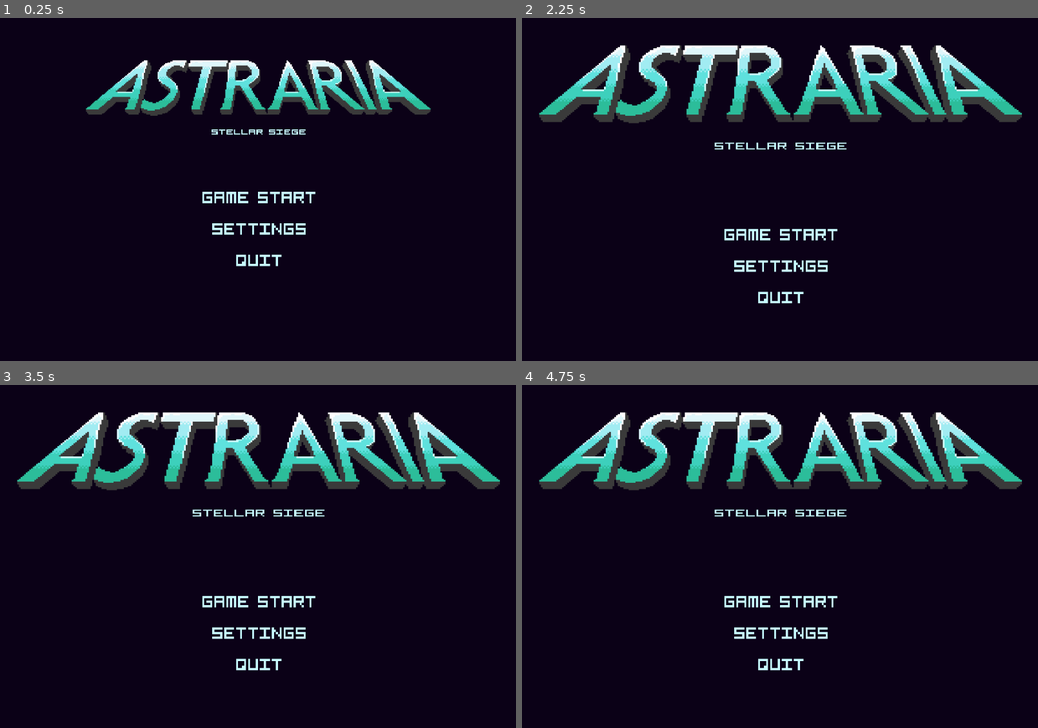
Above: before the commit, frames 1-4 (two rows, left to right).
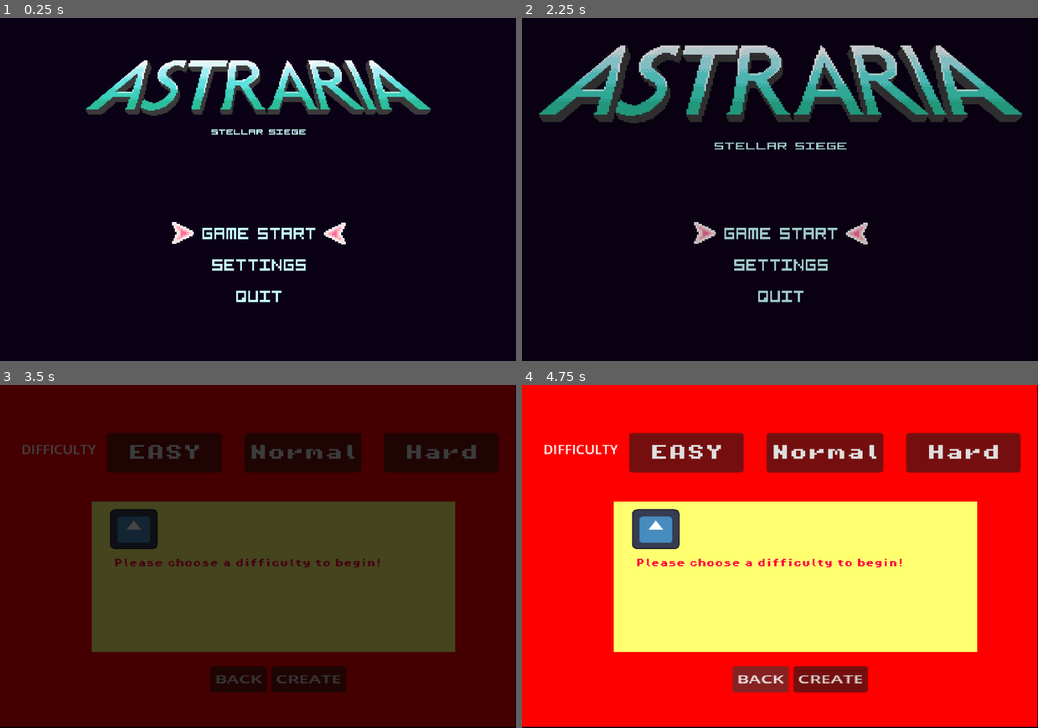
Above: after the commit, the same moments.

Repository: williamhoangbossman/bad-guys-space-shooters
Game: Godot game, scene res://scenes/MainScenes/StartScreen.tscn
Same seed, same stepped clock (60 frames per second), same inputs: the game is played once before the commit and once after it. The engine's default icon, where the game draws it, is replaced by a stand-in: a white triangle on a blue panel in a dark square.
Inputs (mouse positions are in pixels of both pictures, inside the frame that each line leads up to; where the layout moved, square brackets give the same spot in the first picture):
- Up to frame 1 (0.25 s): no input
- Up to frame 2 (2.25 s): click (780, 234) [780, 223] at 0.5 s; click (780, 234) at 1.25 s; tap Enter at 2 s; hold D (Right) from 2.03 s (still down); hold Space (shoot) from 2.03 s (still down)
- Up to frame 3 (3.5 s): keep holding D (Right); release Space (shoot) at 2.78 s; tap Space (shoot) at 2.85 s
- Up to frame 4 (4.75 s): release D (Right) at 3.5 s; click (965, 453) at 3.5 s, where only the run after the commit has a clickable "Hard"; click (759, 679) at 4.25 s, where only the run after the commit has a clickable "BACK"

The runs differ from the first frame. In frame 1, 1.8% of the frame differs, in the area x 33-67%, y 50-83%; in frame 2, 8.2%; in frame 3, 94%; in frame 4, 100%, in the area x 0-100%, y 0-100%.

Commit message:
more menu

Diff:
--- a/project.godot
+++ b/project.godot
@@ -57,3 +57,4 @@
 renderer/rendering_method="gl_compatibility"
 renderer/rendering_method.mobile="gl_compatibility"
 environment/defaults/default_clear_color=Color(0.21699977, 0.102729045, 0.12300908, 1)
+2d/snap/snap_2d_transforms_to_pixel=true
--- a/scenes/MainScenes/StartScreen.tscn
+++ b/scenes/MainScenes/StartScreen.tscn
@@ -9,42 +9,7 @@
 [ext_resource type="PackedScene" uid="uid://pvc3wsq0jxie" path="res://scenes/UIScenes/transition.tscn" id="6_q553w"]
 [ext_resource type="PackedScene" uid="uid://b5fipfj41gxpv" path="res://scenes/UIScenes/settings_menu.tscn" id="7_47qn4"]
 [ext_resource type="Texture2D" uid="uid://bjiyphdgpn8eb" path="res://assets/UI/MainMenu/startBtn.png" id="7_epuca"]
-
-[sub_resource type="Animation" id="Animation_cxwh5"]
-length = 0.001
-tracks/0/type = "value"
-tracks/0/imported = false
-tracks/0/enabled = true
-tracks/0/path = NodePath(".:position")
-tracks/0/interp = 1
-tracks/0/loop_wrap = true
-tracks/0/keys = {
-"times": PackedFloat32Array(0),
-"transitions": PackedFloat32Array(1),
-"update": 0,
-"values": [Vector2(353, 231)]
-}
-
-[sub_resource type="Animation" id="Animation_0toi5"]
-resource_name = "SlideDown"
-tracks/0/type = "value"
-tracks/0/imported = false
-tracks/0/enabled = true
-tracks/0/path = NodePath(".:position")
-tracks/0/interp = 1
-tracks/0/loop_wrap = true
-tracks/0/keys = {
-"times": PackedFloat32Array(0, 1),
-"transitions": PackedFloat32Array(0.35355347, 0.35355332),
-"update": 0,
-"values": [Vector2(353, 231), Vector2(353, 369)]
-}
-
-[sub_resource type="AnimationLibrary" id="AnimationLibrary_fpu7k"]
-_data = {
-&"RESET": SubResource("Animation_cxwh5"),
-&"SlideDown": SubResource("Animation_0toi5")
-}
+[ext_resource type="Texture2D" uid="uid://3c2gqlsq5lwh" path="res://assets/UI/MainMenu/CursorSelect.png" id="10_0toi5"]
 
 [node name="StartScreen" type="CanvasLayer" unique_id=1919995100]
 process_mode = 3
@@ -84,9 +49,9 @@
 [node name="gameOptionsContainer" type="VBoxContainer" parent="MainScreenUI" unique_id=670057599]
 layout_mode = 0
 offset_left = 353.0
-offset_top = 231.0
+offset_top = 367.00003
 offset_right = 410.0
-offset_bottom = 271.00003
+offset_bottom = 407.00006
 scale = Vector2(3.4615345, 3.9316647)
 theme_override_constants/separation = 9
 
@@ -104,8 +69,24 @@
 size_flags_horizontal = 4
 texture_normal = ExtResource("5_0toi5")
 
-[node name="AnimationPlayer" type="AnimationPlayer" parent="MainScreenUI/gameOptionsContainer" unique_id=1944578413]
-libraries/ = SubResource("AnimationLibrary_fpu7k")
+[node name="left_Cursor" type="TextureRect" parent="MainScreenUI" unique_id=1022919165]
+layout_mode = 0
+offset_left = 291.99997
+offset_top = 360.0
+offset_right = 361.99997
+offset_bottom = 430.0
+scale = Vector2(0.55, 0.55)
+texture = ExtResource("10_0toi5")
+
+[node name="right_Cursor" type="TextureRect" parent="MainScreenUI" unique_id=1492991077]
+layout_mode = 0
+offset_left = 574.0
+offset_top = 356.0
+offset_right = 644.0
+offset_bottom = 426.0
+scale = Vector2(0.55, 0.55)
+texture = ExtResource("10_0toi5")
+flip_h = true
 
 [node name="TitleTimer" type="Timer" parent="." unique_id=629474244]
 
@@ -115,13 +96,9 @@
 anchors_preset = 15
 anchor_right = 1.0
 anchor_bottom = 1.0
-offset_left = 76.0
-offset_top = 76.0
-offset_right = 76.0
-offset_bottom = 76.0
-grow_horizontal = 2
-grow_vertical = 2
-scale = Vector2(0.77999765, 0.675)
+grow_horizontal = 2
+grow_vertical = 2
+scale = Vector2(0.9264218, 0.90016556)
 
 [node name="ColorRect" type="ColorRect" parent="DifficultyMenu" unique_id=912068007]
 layout_mode = 1
@@ -223,12 +200,7 @@
 theme_override_colors/font_selected_color = Color(0.8784314, 0, 0.5372549, 0)
 theme_override_colors/font_outline_color = Color(0, 0.3137255, 0.7176471, 1)
 theme_override_fonts/normal_font = ExtResource("2_dxqsf")
-text = "You are currently in NORMAL mode.
-	Money Gain: 1x
-	Enemy HealthPoints: 1x
-
-	Enemy Movement Speed will be NORMAL.
-	Expect to have neither a calming nor stressful experience!"
+text = "Please choose a difficulty to begin!"
 
 [node name="Transition" parent="." unique_id=140022182 instance=ExtResource("6_q553w")]
 visible = false
@@ -236,11 +208,17 @@
 [node name="SettingsMenu2" parent="." unique_id=1448677036 instance=ExtResource("7_47qn4")]
 visible = false
 
+[connection signal="pressed" from="MainScreenUI/gameOptionsContainer/gameStartButton" to="." method="_on_game_start_button_pressed"]
+[connection signal="pressed" from="MainScreenUI/gameOptionsContainer/gameStartButton" to="MainScreenUI/gameOptionsContainer" method="_on_game_start_button_pressed"]
+[connection signal="pressed" from="MainScreenUI/gameOptionsContainer/settingsButton" to="." method="_on_settings_button_pressed"]
+[connection signal="pressed" from="MainScreenUI/gameOptionsContainer/quitButton2" to="." method="_on_quit_button_2_pressed"]
 [connection signal="timeout" from="TitleTimer" to="." method="_on_title_timer_timeout"]
 [connection signal="pressed" from="DifficultyMenu/DifficultyContainer/EasyModeButton" to="." method="_on_easy_mode_button_pressed"]
 [connection signal="pressed" from="DifficultyMenu/DifficultyContainer/NormalModeButton" to="." method="_on_normal_mode_button_pressed"]
 [connection signal="pressed" from="DifficultyMenu/DifficultyContainer/HardModeButton" to="." method="_on_hard_mode_button_pressed"]
 [connection signal="pressed" from="DifficultyMenu/VBoxContainer/MenuBackButton" to="." method="_on_menu_back_button_pressed"]
 [connection signal="pressed" from="DifficultyMenu/VBoxContainer/MenuCreateButton" to="." method="_on_menu_create_button_pressed"]
+[connection signal="pressed" from="SettingsMenu2/Control/returnButtonContainer/returnButton" to="." method="_on_return_button_pressed"]
 
 [editable path="Transition"]
+[editable path="SettingsMenu2"]
--- a/scripts/CharScripts/enemy.gd
+++ b/scripts/CharScripts/enemy.gd
@@ -1,7 +1,4 @@
 extends Area2D
-
-@export var speed = 10
-@export var maxHealth: int = 30
 
 @onready var rightRayCast = $RightRayCast
 @onready var leftRayCast = $LeftRayCast
@@ -11,7 +8,7 @@
 var currentHealth: int
 
 func _ready() -> void:
-	currentHealth = maxHealth
+	currentHealth = GameManager.enemyMaxhealth
 
 func take_damage(amount: int):
 	currentHealth -= amount
@@ -27,7 +24,7 @@
 	queue_free()
 
 func _physics_process(delta: float) -> void:
-	$".".position.x += speed * direction
+	$".".position.x += GameManager.enemySpeed * direction
 
 	if rightRayCast.is_colliding() and direction == 1:
 		direction = -1
--- a/scripts/MainScripts/ManagerScripts/GameManager.gd
+++ b/scripts/MainScripts/ManagerScripts/GameManager.gd
@@ -1,6 +1,6 @@
 extends Node2D
 
-var currentDifficulty: String = "Normal"
+var currentDifficulty: String = "Please Select!"
 var gamePaused: bool = false
 #characterData
 var characterHealth: float = 3
@@ -8,8 +8,12 @@
 var playerBaseDamage: float = 1
 
 var currentScore: float = 0
+var damageMultiplier: float = 1
 
-var damageMultiplier: float = 1
+#enemy data
+var enemyMaxhealth: float = 30
+var enemySpeed: float = 10
+
 # Called when the node enters the scene tree for the first time.
 func _ready() -> void:
 	pass
--- a/scripts/MainScripts/game.gd
+++ b/scripts/MainScripts/game.gd
@@ -6,15 +6,11 @@
 @onready var enemyCharacter =  $Enemy
 @onready var pauseButton = $UI/menuUI/backButton
 
-
 func _ready() -> void:
-
-
 	print("Game Difficulty is " + GameManager.currentDifficulty)
 
 	transitionRect.visible = true
 	transitionAnimation.play("FadeOut")
-
 
 	match  GameManager.currentDifficulty:
 		"Easy":
@@ -25,22 +21,31 @@
 			hard_mode_setup()
 
 
+func easy_mode_setup() -> void:
+	GameManager.enemySpeed = 7.5
+	GameManager.enemyMaxhealth = 1
 
-func easy_mode_setup() -> void:
-	enemyCharacter.speed = 7.5
-	enemyCharacter.maxHealth = 25
+	GameManager.characterBulletSpeed =  7
+	EconomyManager.moneyMultiplier = 5
 
 func normal_mode_setup() -> void:
-	enemyCharacter.speed = 10
-	enemyCharacter.maxHealth = 30
+	GameManager.enemySpeed = 10
+	GameManager.enemyMaxhealth = 30
+
+	GameManager.characterBulletSpeed = 4
+	EconomyManager.moneyMultiplier = 1
 
 func hard_mode_setup() -> void:
-	enemyCharacter.speed = 50
-	enemyCharacter.maxHealth = 60
+	GameManager.enemySpeed = 50
+	GameManager.enemyMaxhealth = 60
+
+	GameManager.characterBulletSpeed = 35
+	EconomyManager.moneyMultiplier = 0.8
 
 func _process(delta: float) -> void:
 	if (GameManager.gamePaused == true): #stop the pausebutton from work + hud invis
 		pauseButton.disabled = true
+
 
 	if  GameManager.gamePaused == false: #make them norm
 		pauseButton.disabled = false
--- a/scripts/MainScripts/start_screen.gd
+++ b/scripts/MainScripts/start_screen.gd
@@ -8,48 +8,65 @@
 @onready var difficultyLabel = $DifficultyMenu/DescrptionLabel
 @onready var settingsMenu = $SettingsMenu2
 
-@onready var slideanimation = $MainScreenUI/gameOptionsContainer/AnimationPlayer
+@onready var leftCursor = $MainScreenUI/left_Cursor
+@onready var rightCursor = $MainScreenUI/right_Cursor
+@export var cursorOffset: float = 15
+
+@onready var gameOptionsContainer = $MainScreenUI/gameOptionsContainer
+@onready var playButton = $MainScreenUI/gameOptionsContainer/gameStartButton
+@onready var settingsButton = $MainScreenUI/gameOptionsContainer/settingsButton
+@onready var quitButton = $MainScreenUI/gameOptionsContainer/quitButton2
+
+
 
 var buttonfunction = false
 
 func _ready() -> void:
+	await get_tree().process_frame
+
+	for child in gameOptionsContainer.get_children():
+		if child is TextureButton:
+			child.focus_entered.connect(func(): onButtonFocusEntered(child))
+
+	playButton.grab_focus()
+
 	titleLabel.pivot_offset = titleLabel.size / 2
 	titleLabel.stretch_mode = TextureRect.STRETCH_KEEP_CENTERED
 
-
 	var titleTimer = $TitleTimer
 	titleTimer.start()
-	slideanimation.play("SlideDown")
+	#slideanimation.play("SlideDown")
+
+func onButtonFocusEntered(button: TextureButton) -> void:
+	var focusedNode = get_viewport().gui_get_focus_owner()
+
+	if focusedNode is TextureButton:
+		var buttonrect = focusedNode.get_global_rect()
+
+		var leftsize = leftCursor.get_rect().size
+		var rightsize = rightCursor.get_rect().size
+
+		leftCursor.global_position = Vector2(
+		buttonrect.position.x - leftsize.x - cursorOffset,
+		buttonrect.get_center().y - (leftCursor.size.y / 2) + 15
+		)
+		rightCursor.global_position = Vector2(
+		buttonrect.end.x + cursorOffset,
+		buttonrect.get_center().y - (rightsize.y / 2)
+		)
 
 
-func _on_title_timer_timeout() -> void:
+func _on_title_timer_timeout() -> void: #title stuff
 	titleGrowth()
-
-
 	await get_tree().create_timer(1).timeout
 	buttonfunction = true
 
-func titleGrowth() -> void:
+func titleGrowth() -> void: # title stuff again
 	var TweenCreate = create_tween()
 	TweenCreate.tween_property(titleLabel, "scale", Vector2(1.4, 1.4), 0.75)\
 		.set_trans(Tween.TRANS_SINE)\
 		.set_ease(Tween.EASE_IN_OUT)
 
-
-func _on_start_button_pressed() -> void:
-	if (buttonfunction):
-		transitionrect.visible = true
-		print("sigmatron")
-		transition.play("FadeIn")
-		await get_tree().create_timer(0.75).timeout
-		transition.play("FadeOut")
-		difficultyMenu.visible = true
-		await get_tree().create_timer(0.75).timeout
-		transitionrect.visible = false
-
-func _on_quit_button_pressed() -> void:
-	if (buttonfunction):
-		get_tree().quit()
 
 func _on_menu_back_button_pressed() -> void:
 	transitionrect.visible = true
@@ -60,7 +77,24 @@
 	transitionrect.visible = false
 	difficultyMenu.visible = false
 
+	playButton.grab_focus()
+
 func _on_menu_create_button_pressed() -> void:
+	#if GameManager.currentDifficulty == "Please Select":
+	#	var WordSelector = randi_range(1, 5)
+	#	if WordSelector == 1:
+		#		difficultyLabel.text = "Select a difficulty, please."
+		#	2:
+		#		difficultyLabel.text = "I'm telling you to select a difficulty."
+		#	3:
+		#		difficultyLabel.text = "Just select a difficulty already."
+		#	4:
+		#		difficultyLabel.text = "Don't make me say it again."
+			#5:
+			#	difficultyLabel.text = "SELECT A FUCKING DIFFICULTY."
+
+	#return
+
 	transitionrect.visible = true
 	transition.play("FadeIn")
 	await get_tree().create_timer(0.75).timeout
@@ -102,5 +136,24 @@
 	GameManager.currentDifficulty = "Hard"
 
 
+
+func _on_game_start_button_pressed() -> void:
+	if (buttonfunction):
+		transitionrect.visible = true
+		print("sigmatron")
+		transition.play("FadeIn")
+		await get_tree().create_timer(0.75).timeout
+		transition.play("FadeOut")
+		difficultyMenu.visible = true
+		await get_tree().create_timer(0.75).timeout
+		transitionrect.visible = false
+
+func _on_quit_button_2_pressed() -> void:
+	if (buttonfunction):
+		get_tree().quit()
+
 func _on_settings_button_pressed() -> void:
 	settingsMenu.visible = true
+
+func _on_return_button_pressed() -> void:
+	settingsButton.grab_focus()
Binary file added: assets/UI/MainMenu/CursorSelect.png
Not shown, added: assets/UI/MainMenu/CursorSelect.png.import
